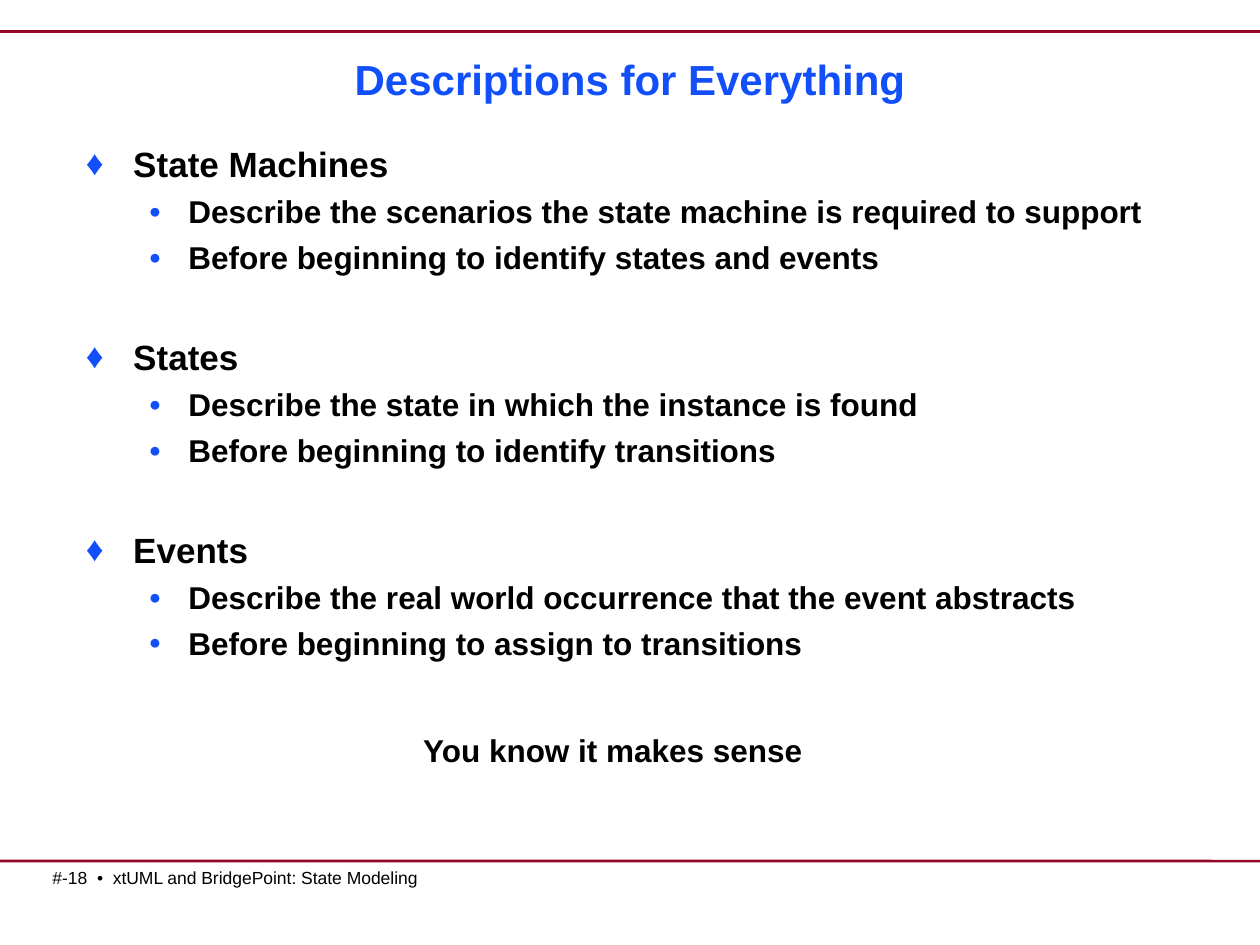
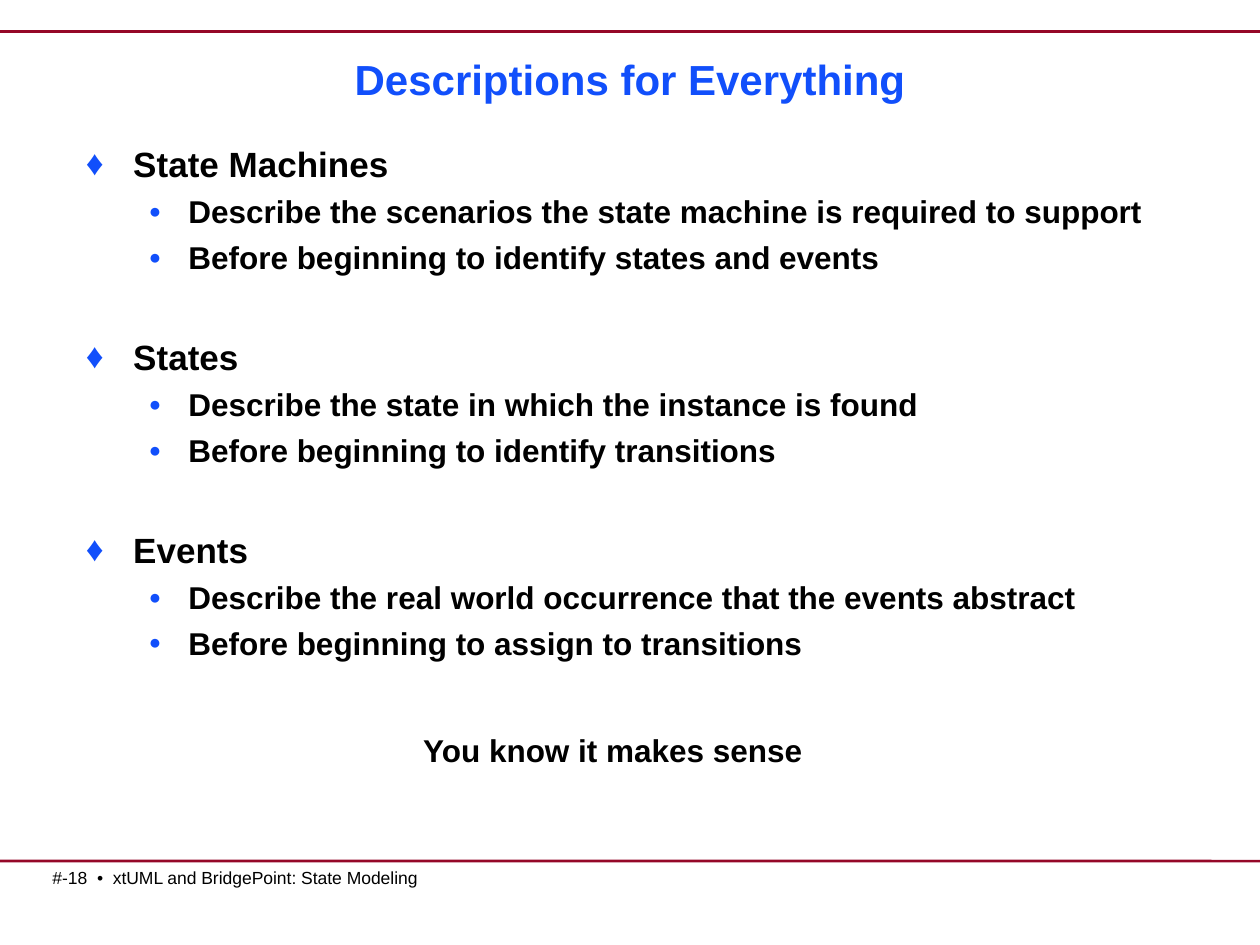
Before and after one commit to xtuml/training, a slide deck: slide 18 of courses/xtUML-Modeling/xtUML_heritage_materials/Module_8_State_Modeling.ppt. Drawn at 1260x945 pixels with LibreOffice and Linux fonts; fonts in the diff are those of the drawing. Boxes give left, top, right and bottom in pixels: in the first picture for what was removed or moved away, otherwise in the second. Text is boxed around its words. In the diff, an @@ line names an element or a change of style, - is before the commit and + after.

```diff
--- a/courses/xtUML-Modeling/xtUML_heritage_materials/Module_8_State_Modeling.ppt
+++ b/courses/xtUML-Modeling/xtUML_heritage_materials/Module_8_State_Modeling.ppt
@@ text at [188, 586, 1076, 610]: text changed @@
-  ● Describe the real world occurrence that the event abstracts
+  ● Describe the real world occurrence that the events abstract
```
